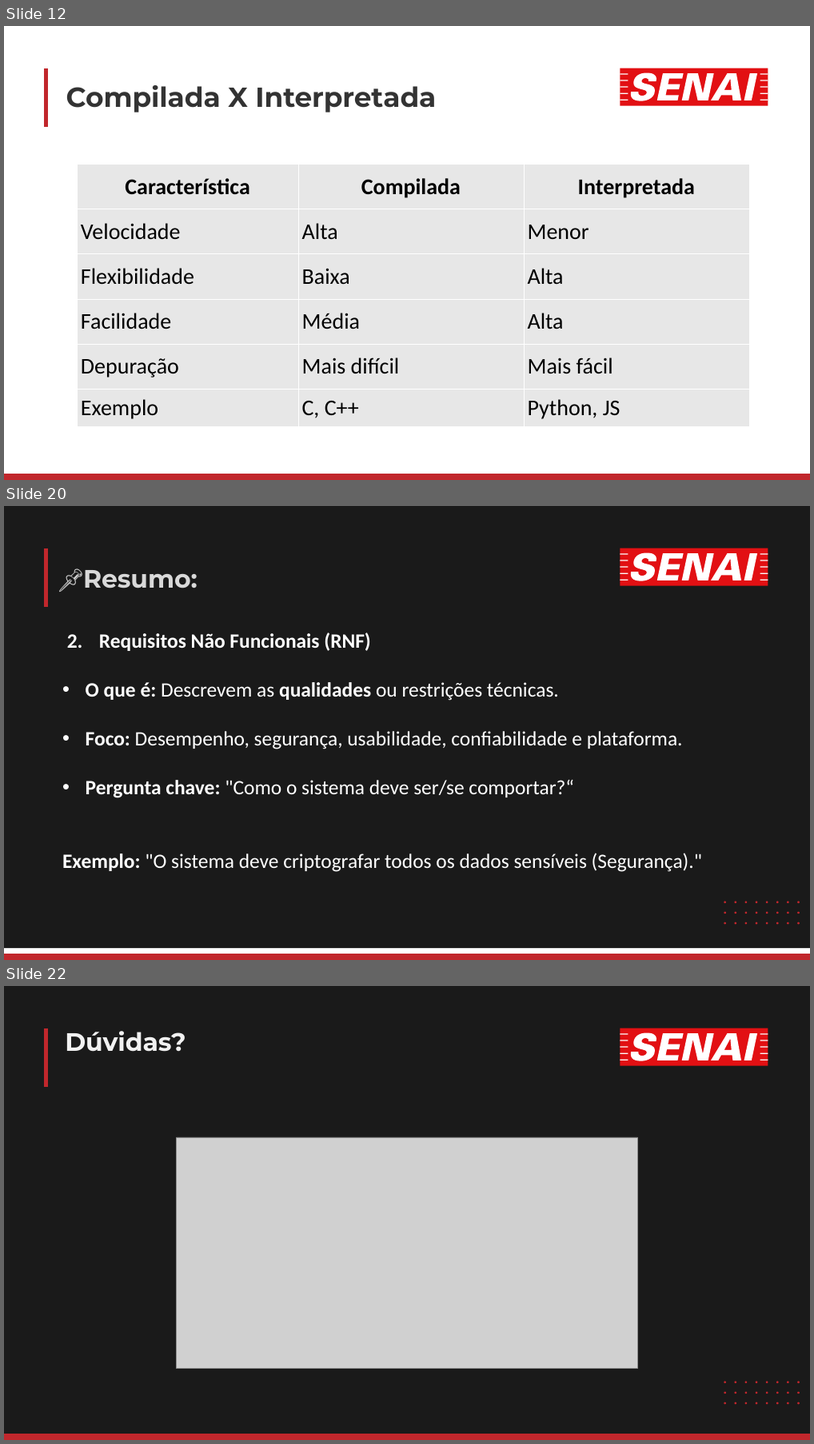
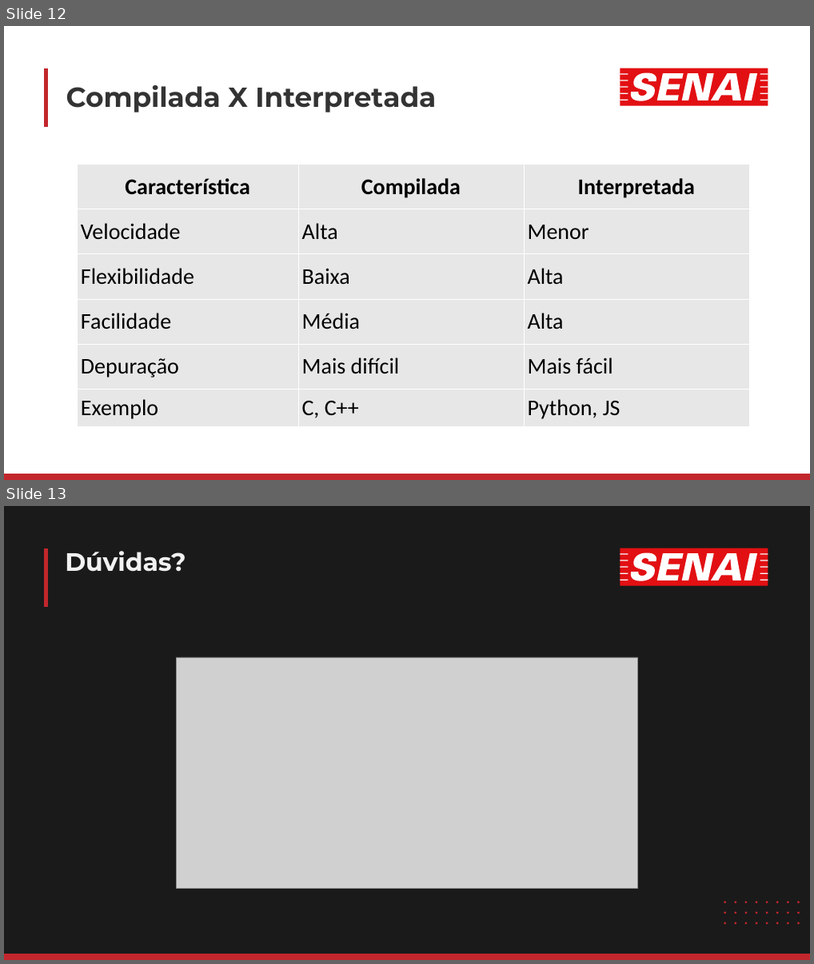
Before and after one commit to luisfernandospoljaric/senai2026, a slide deck: ds/seduc/1des/01-lopal/Aula02/LógicaAula2.pptx. Shown one above the other, each under a label of ours: slides 12, 20 and 22 before the commit, slides 12 and 13 after it; the slides between them are not shown. The pictures are 814x1444 and 814x964 pixels, drawn with LibreOffice and Linux fonts; fonts in the diff are those of the drawing; grey boxes stand for pictures. Boxes give left, top, right and bottom in pixels: in the first picture for what was removed or moved away, otherwise in the second. Text is boxed around its words. In the diff, an @@ line names an element or a change of style, - is before the commit and + after.

```diff
--- a/ds/seduc/1des/01-lopal/Aula02/LógicaAula2.pptx
+++ b/ds/seduc/1des/01-lopal/Aula02/LógicaAula2.pptx
@@ slide 20 removed at (x1=4, y1=506, x2=810, y2=960), background #FFFFFF @@
@@ freeform shape removed at (x1=4, y1=506, x2=810, y2=948) @@
@@ freeform shape removed at (x1=46, y1=548, x2=46, y2=607) @@
@@ freeform shape removed at (x1=620, y1=548, x2=768, y2=586) @@
@@ freeform shape removed at (x1=620, y1=553, x2=768, y2=581) @@
@@ text removed at (x1=83, y1=570, x2=198, y2=588) @@
-📌Resumo:
@@ text removed at (x1=62, y1=632, x2=702, y2=872) @@
-2. Requisitos Não Funcionais (RNF)
-• O que é: Descrevem as qualidades ou restrições técnicas.
-• Foco: Desempenho, segurança, usabilidade, confiabilidade e plataforma.
-• Pergunta chave: "Como o sistema deve ser/se comportar?“
-Exemplo: "O sistema deve criptografar todos os dados sensíveis (Segurança)."
@@ freeform shape removed at (x1=724, y1=912, x2=726, y2=913) @@
@@ freeform shape removed at (x1=724, y1=900, x2=726, y2=903) @@
@@ freeform shape removed at (x1=734, y1=912, x2=737, y2=913) @@
@@ freeform shape removed at (x1=734, y1=900, x2=737, y2=903) @@
@@ freeform shape removed at (x1=745, y1=912, x2=747, y2=913) @@
@@ freeform shape removed at (x1=745, y1=900, x2=747, y2=903) @@
@@ freeform shape removed at (x1=756, y1=912, x2=758, y2=913) @@
@@ freeform shape removed at (x1=756, y1=900, x2=758, y2=903) @@
@@ freeform shape removed at (x1=766, y1=912, x2=768, y2=913) @@
@@ freeform shape removed at (x1=766, y1=900, x2=768, y2=903) @@
@@ freeform shape removed at (x1=777, y1=912, x2=779, y2=913) @@
@@ freeform shape removed at (x1=777, y1=900, x2=779, y2=903) @@
@@ freeform shape removed at (x1=787, y1=912, x2=790, y2=913) @@
@@ freeform shape removed at (x1=787, y1=900, x2=790, y2=903) @@
@@ freeform shape removed at (x1=798, y1=912, x2=800, y2=913) @@
@@ freeform shape removed at (x1=798, y1=900, x2=800, y2=903) @@
@@ freeform shape removed at (x1=724, y1=922, x2=726, y2=924) @@
@@ freeform shape removed at (x1=734, y1=922, x2=737, y2=924) @@
@@ freeform shape removed at (x1=745, y1=922, x2=747, y2=924) @@
@@ freeform shape removed at (x1=756, y1=922, x2=758, y2=924) @@
@@ freeform shape removed at (x1=766, y1=922, x2=768, y2=924) @@
@@ freeform shape removed at (x1=777, y1=922, x2=779, y2=924) @@
@@ freeform shape removed at (x1=787, y1=922, x2=790, y2=924) @@
@@ freeform shape removed at (x1=798, y1=922, x2=800, y2=924) @@
@@ freeform shape removed at (x1=4, y1=953, x2=810, y2=960) @@
@@ what was slide 22 is now slide 13 @@
```
Also in this commit, not shown: 8 other slides removed, 3 other files.
